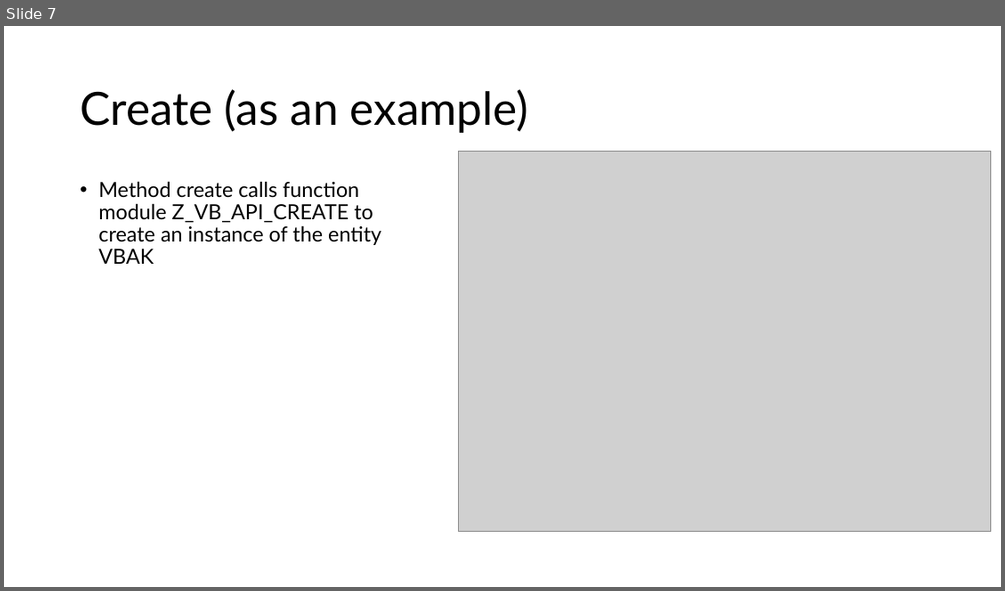
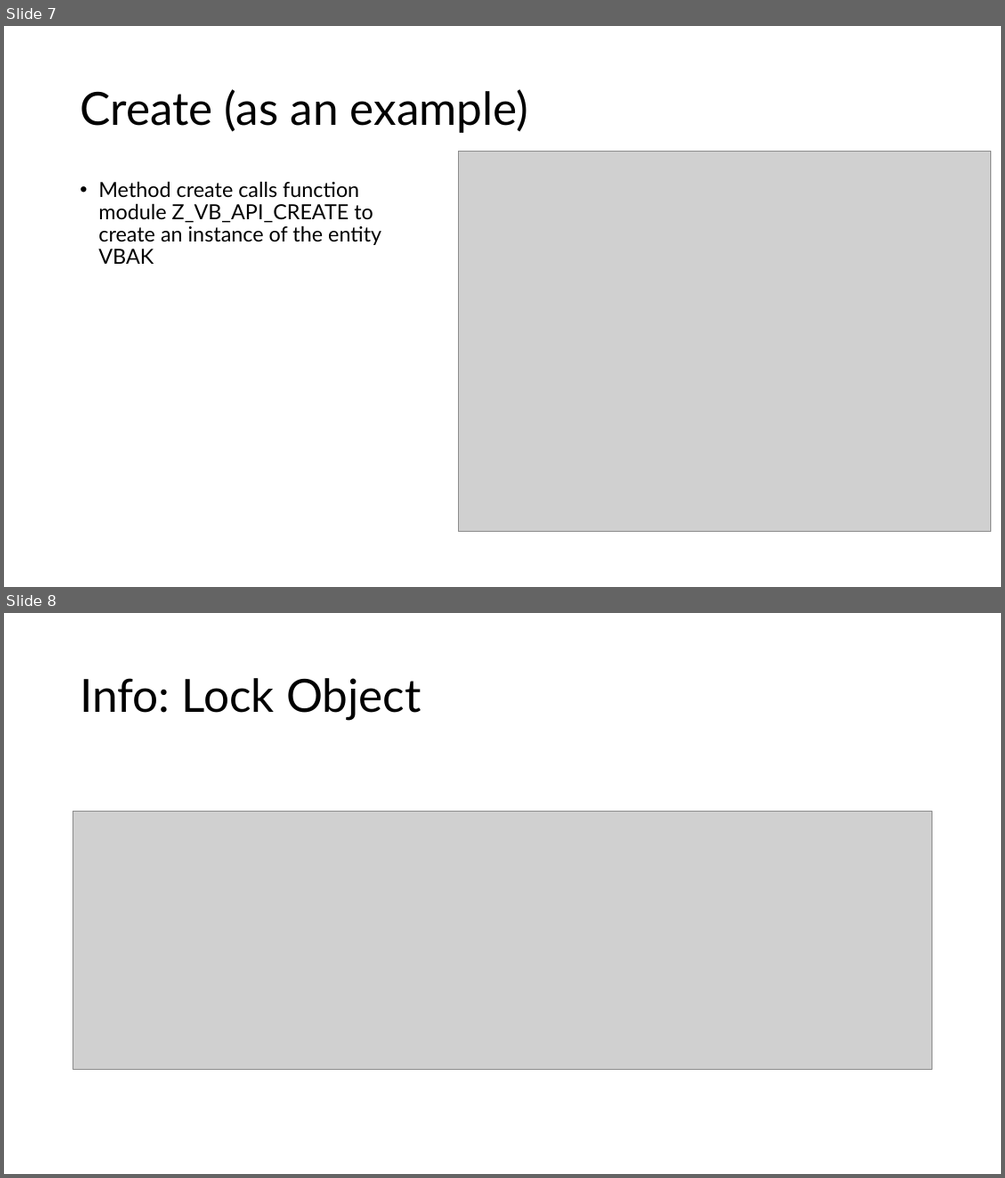
Before and after one commit to DevelopmentBvise/Schulung, a slide deck: RAP Managed : Unmanaged Presentation/RAP_DEMO_DOKU_unmanaged_en.pptx. Shown one above the other, each under a label of ours: slide 7 before the commit, slides 7 and 8 after it. The pictures are 1005x591 and 1005x1178 pixels, drawn with LibreOffice and Linux fonts; fonts in the diff are those of the drawing; grey boxes stand for pictures. Boxes give left, top, right and bottom in pixels: in the first picture for what was removed or moved away, otherwise in the second. Text is boxed around its words. In the diff, an @@ line names an element or a change of style, - is before the commit and + after.

```diff
--- a/RAP Managed : Unmanaged Presentation/RAP_DEMO_DOKU_unmanaged_en.pptx
+++ b/RAP Managed : Unmanaged Presentation/RAP_DEMO_DOKU_unmanaged_en.pptx
@@ slide 8 added at <box>4,613,1001,1174</box>, background #FFFFFF @@
@@ title added at <box>80,678,421,720</box>, 44 pt, text #000000 @@
+Info: Lock Object
@@ picture added at <box>73,811,933,1069</box> @@
```
Also in this commit, not shown: 5 other slides added, 6 other files.
